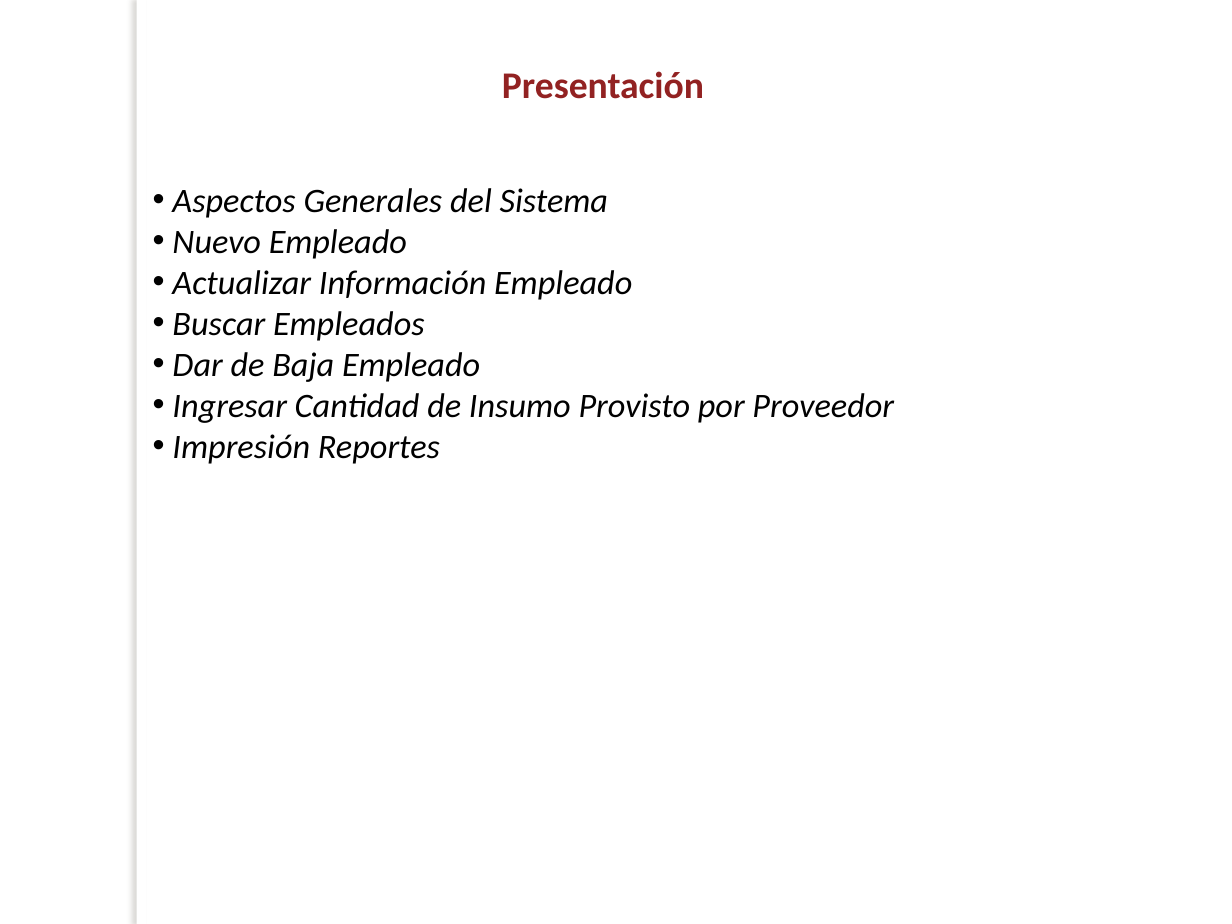
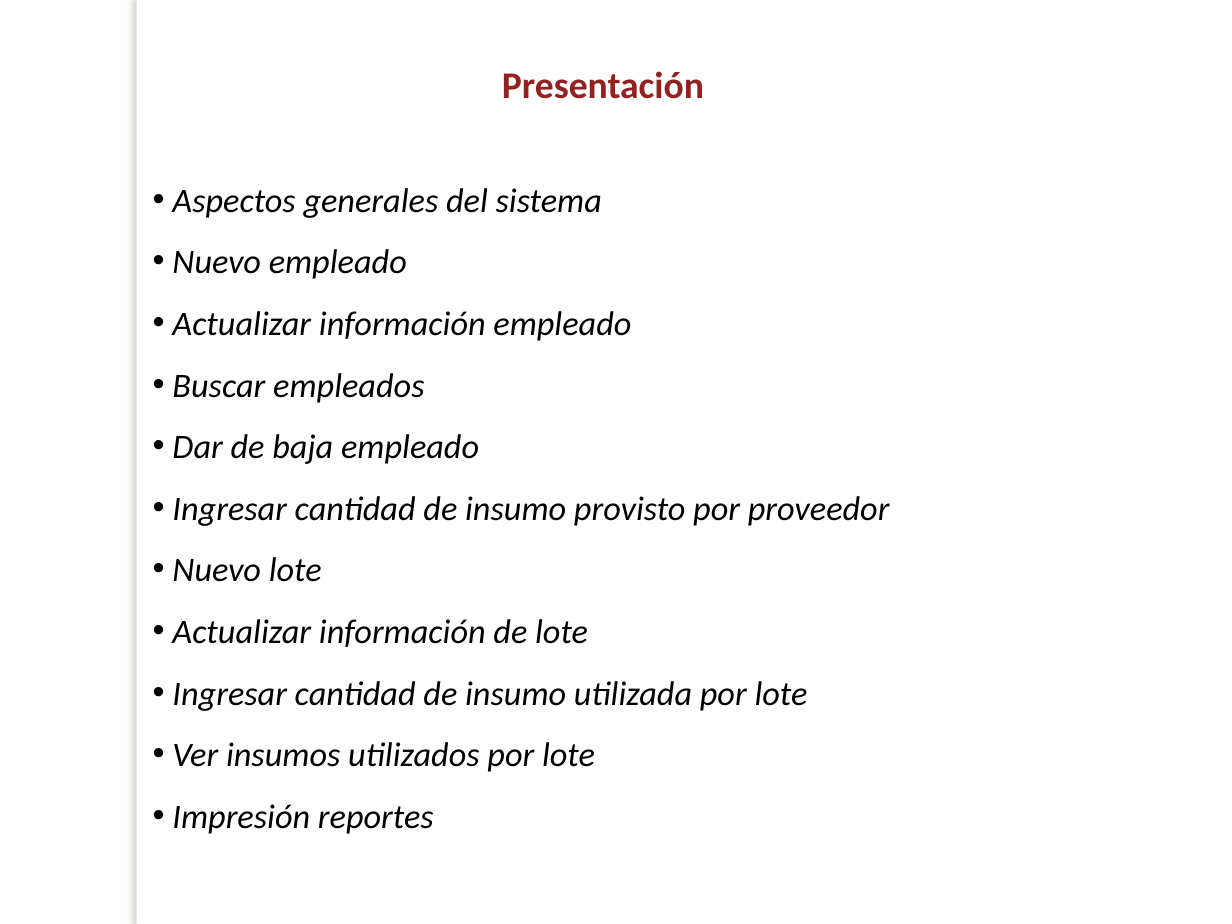
Before and after one commit to jmloyola/tpe, a slide deck: slide 14 of Presentacion.pptx. Drawn at 1232x924 pixels with LibreOffice and Linux fonts; fonts in the diff are those of the drawing; background and template pictures are left out. Boxes give left, top, right and bottom in pixels: in the first picture for what was removed or moved away, otherwise in the second. Text is boxed around its words. In the diff, an @@ line names an element or a change of style, - is before the commit and + after.

```diff
--- a/Presentacion.pptx
+++ b/Presentacion.pptx
@@ text at [172,188,890,834]: text changed @@
-• Aspectos Generales del Sistema
-• Nuevo Empleado
-• Actualizar Información Empleado
-• Buscar Empleados
-• Dar de Baja Empleado
-• Ingresar Cantidad de Insumo Provisto por Proveedor
-• Impresión Reportes
+• Aspectos generales del sistema
+• Nuevo empleado
+• Actualizar información empleado
+• Buscar empleados
+• Dar de baja empleado
+• Ingresar cantidad de insumo provisto por proveedor
+• Nuevo lote
+• Actualizar información de lote
+• Ingresar cantidad de insumo utilizada por lote
+• Ver insumos utilizados por lote
+• Impresión reportes
```
Also in this commit, not shown: 1 other file.
